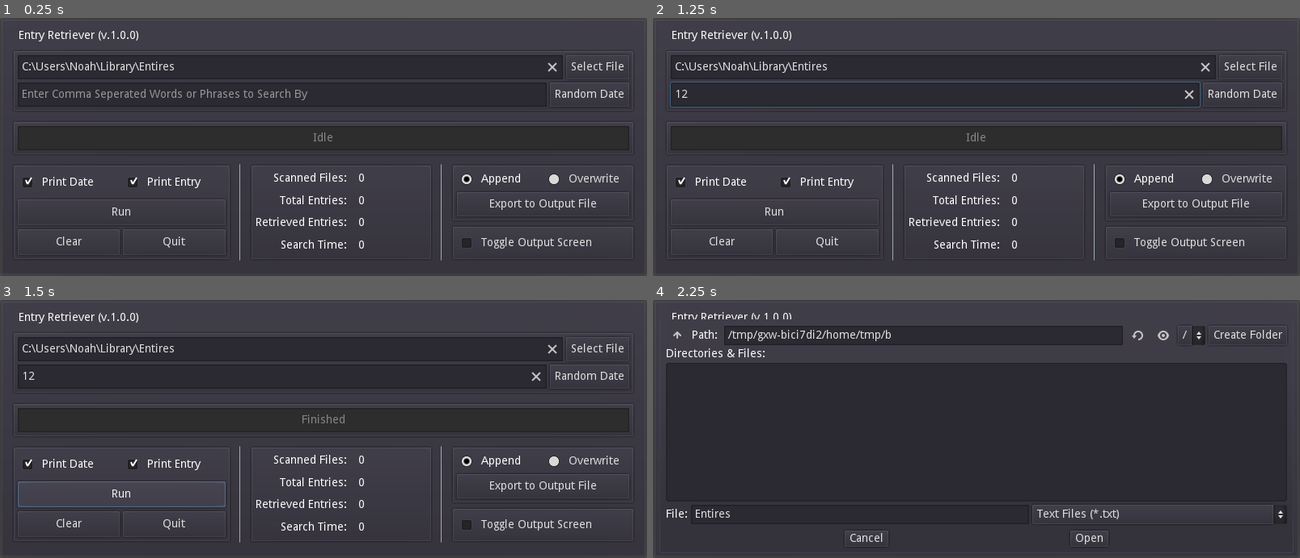
Above: before the commit, frames 1-4 (two rows, left to right).
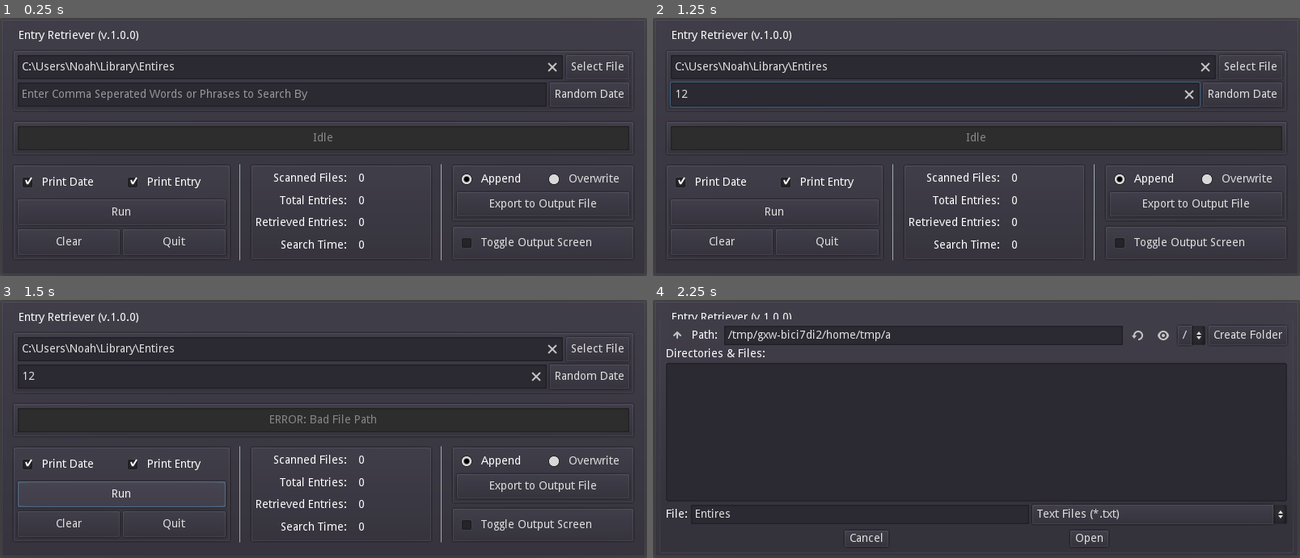
Above: after the commit, the same moments.

Repository: PlainOldNoah/file-retriever
Game: Godot game, scene res://Main.tscn
Same seed, same stepped clock (60 frames per second), same inputs: the game is played once before the commit and once after it.
Inputs (mouse positions are in pixels of both pictures, inside the frame that each line leads up to):
- Up to frame 1 (0.25 s): no input
- Up to frame 2 (1.25 s): click (937, 95) at 0.52 s; type "12" at 0.6 s
- Up to frame 3 (1.5 s): click "Run" at 1.25 s
- Up to frame 4 (2.25 s): click "Select File" at 2 s

Frames 1-2 are identical in both runs. In frame 3, 0.2% of the frame differs, in the area x 41-59%, y 44-48%; in frame 4, less than 0.1%.

Commit message:
Refactored file scanner to work in more situations and reduced code needed

Diff:
--- a/EntryRetriever/Main.gd
+++ b/EntryRetriever/Main.gd
@@ -81,30 +81,32 @@
 
 	var line = f.get_line()
 	var entryHeaderPos = 0
+	var newHeaderPos = -1
 
 	#Read though until file
 	while not f.eof_reached():
+
 		#Checking for headers and marking their position
 		if line.matchn(entryHeaderFormat):
+			entryHeaderPos = max(f.get_position() - line.length() - 2, newHeaderPos)
 			EntryCountOutput.text = str(int(EntryCountOutput.text) + 1)
-			entryHeaderPos = f.get_position() - line.length() - 2
-
-
-			while not line.strip_escapes().empty():
-				if find_Match(line):
-					f.seek(entryHeaderPos)
-					MatchCountOutput.text = str(int(MatchCountOutput.text) + 1)
-					line = f.get_line()
-
-					while not line.strip_escapes().empty():
-
-						print_to_output(line)
-						line = f.get_line()
-					OutputTextBox.bbcode_text += "\n"
-
-				else: line = f.get_line()
-
-		line = f.get_line()
+
+		if find_Match(line):
+			MatchCountOutput.text = str(int(MatchCountOutput.text) + 1)
+			f.seek(entryHeaderPos)
+			line = f.get_line()
+			print_to_output(line)
+			line = f.get_line()
+
+			while not f.eof_reached():
+				if line.matchn(entryHeaderFormat):
+					newHeaderPos = f.get_position() - line.length() - 2
+					break
+				print_to_output(line)
+				line = f.get_line()
+
+		else:
+			line = f.get_line()
 	f.close()
 
 
@@ -118,7 +120,7 @@
 func print_to_output(line):
 	if printDate and not printEntry:
 		if line.matchn(entryHeaderFormat):
-			OutputTextBox.bbcode_text += line
+			OutputTextBox.bbcode_text += line + "\n"
 	elif printDate and printEntry:
 		if find_Match(line):
 			OutputTextBox.bbcode_text += "[color=lime]" + line + "[/color]" + "\n"
@@ -166,12 +168,13 @@
 	StatusBarOutput.text = "Running"
 	yield(get_tree().create_timer(0.02), "timeout")
 
-#	#TODO: This should be temporary and reworked later
+
 #	#This checks the input field to see if a directory or txt file is input
 	if SelectionInput.text.match("*.txt"):
 		inputType = INPUT_TYPES.FILE
 	else:
 		inputType = INPUT_TYPES.DIRECTORY
+
 
 	var startTime = OS.get_ticks_msec()
 
@@ -182,7 +185,12 @@
 			read_File(SelectionInput.text)
 
 	ElapsedTimeOutput.text = str((OS.get_ticks_msec() - startTime) / 1000.0)
-	StatusBarOutput.text = "Finished"
+
+	if FileCountOutput.text == "0":
+		reset_Statistics()
+		StatusBarOutput.text = "ERROR: Bad File Path"
+	else:
+		StatusBarOutput.text = "Finished"
 
 
 func _on_Clear_pressed():
@@ -279,3 +287,7 @@
 		SearchKeyInput.text += ", "
 	SearchKeyInput.text += generate_rand_date()
 	parse_Search_Keys()
+
+
+func _on_TEMP_pressed():
+	$ConfirmationDialog.popup_centered()
--- a/EntryRetriever/Main.tscn
+++ b/EntryRetriever/Main.tscn
@@ -423,11 +423,12 @@
 margin_left = 7.0
 margin_top = 7.0
 margin_right = 793.0
-margin_bottom = 353.0
+margin_bottom = 313.0
 rect_min_size = Vector2( 400, 140 )
 rect_clip_content = true
 size_flags_horizontal = 3
 size_flags_vertical = 3
+popup_exclusive = true
 resizable = true
 mode_overrides_title = false
 mode = 3
@@ -435,6 +436,31 @@
 filters = PoolStringArray( "*.txt ; Text Files" )
 current_dir = "/Main_Hub/Game Dev/Projects/GitEntryRetriever/EntryRetriever"
 current_path = "/Main_Hub/Game Dev/Projects/GitEntryRetriever/EntryRetriever/"
+
+[node name="OutputFileConfirmation" type="ConfirmationDialog" parent="."]
+visible = true
+margin_left = 300.0
+margin_top = 125.0
+margin_right = 500.0
+margin_bottom = 195.0
+rect_clip_content = true
+size_flags_horizontal = 4
+size_flags_vertical = 4
+popup_exclusive = true
+window_title = ""
+
+[node name="LineEdit" type="LineEdit" parent="OutputFileConfirmation"]
+anchor_left = 0.04
+anchor_top = 0.114286
+anchor_right = 0.96
+anchor_bottom = 0.485714
+size_flags_horizontal = 4
+size_flags_vertical = 4
+align = 1
+placeholder_text = "Enter Output Filename"
+__meta__ = {
+"_edit_use_anchors_": true
+}
 [connection signal="pressed" from="MarginContainer/GUI/PanelContainer/VBoxContainer/HBoxContainer/FileSelect" to="." method="_on_FileSelect_pressed"]
 [connection signal="text_changed" from="MarginContainer/GUI/PanelContainer/VBoxContainer/HBoxContainer2/SearchKeyInput" to="." method="_on_Search_Keys_text_changed"]
 [connection signal="pressed" from="MarginContainer/GUI/PanelContainer/VBoxContainer/HBoxContainer2/RandomDate" to="." method="_on_RandomDate_pressed"]
Not shown, changed: .gitignore
